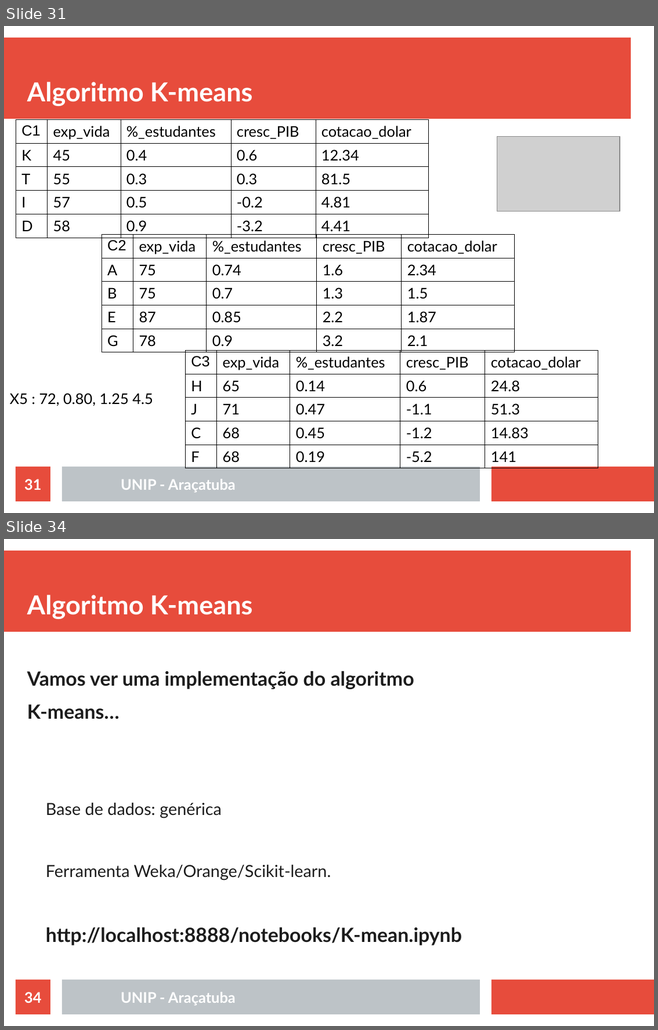
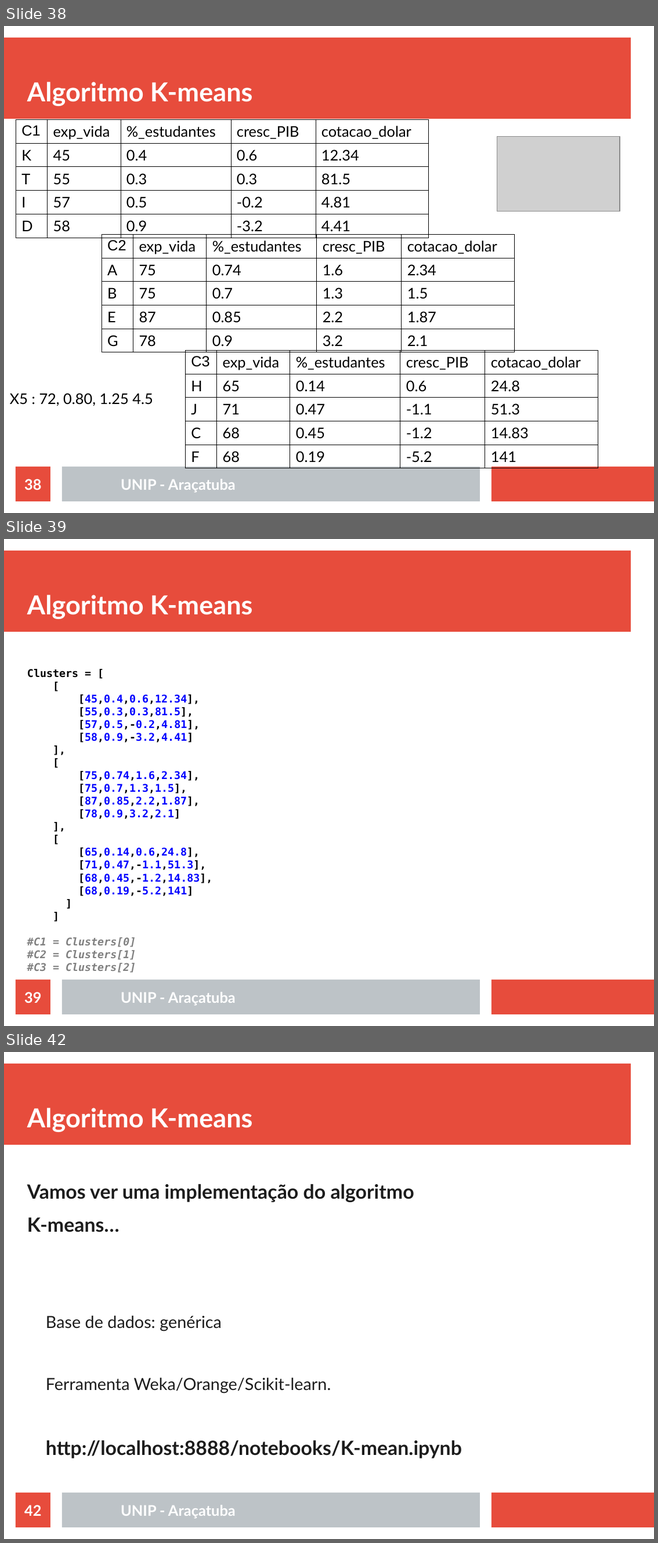
Before and after one commit to rafaelstojoao/pos-unip, a slide deck: [2020][modulo][Machine_Learning]/[aula]02[Agrupamento].odp. Shown one above the other, each under a label of ours: slides 31 and 34 before the commit, slides 38, 39 and 42 after it; the slides between them are not shown. The pictures are 658x1030 and 658x1543 pixels, drawn with LibreOffice and Linux fonts; fonts in the diff are those of the drawing; grey boxes stand for pictures. Boxes give left, top, right and bottom in pixels: in the first picture for what was removed or moved away, otherwise in the second. Text is boxed around its words. In the diff, an @@ line names an element or a change of style, - is before the commit and + after.

```diff
--- a/[2020][modulo][Machine_Learning]/[aula]02[Agrupamento].odp
+++ b/[2020][modulo][Machine_Learning]/[aula]02[Agrupamento].odp
@@ slide 39 added at [4,539,654,1026], background #FFFFFF; not listed: 3 template elements that a slide beside it also shows @@
@@ title added at [27,595,253,619], 32 pt, text #FFFFFF, bold @@
+Algoritmo K-means
@@ text added at [27,669,212,973], 13 pt, text #0000FF, bold @@
+Clusters = [
+[
+[45,0.4,0.6,12.34],
+[55,0.3,0.3,81.5],
+[57,0.5,-0.2,4.81],
+[58,0.9,-3.2,4.41]
+],
+[
+[75,0.74,1.6,2.34],
+[75,0.7,1.3,1.5],
+[87,0.85,2.2,1.87],
+[78,0.9,3.2,2.1]
+],
+[
+[65,0.14,0.6,24.8],
+[71,0.47,-1.1,51.3],
+[68,0.45,-1.2,14.83],
+[68,0.19,-5.2,141]
+]
+]
+#C1 = Clusters[0]
+#C2 = Clusters[1]
+#C3 = Clusters[2]
@@ page number added at [16,980,50,1015], fill #E74C3C, 18 pt, text #FFFFFF, bold @@
+39
@@ text added at [121,992,235,1005], 18 pt, text #FFFFFF, bold @@
+UNIP - Araçatuba
@@ what was slide 31 is now slide 38 @@
@@ page number at [24,479,41,490]: text changed @@
-31
+38
@@ what was slide 34 is now slide 42 @@
@@ page number at [24,1505,41,1516]: text changed @@
-34
+42
```
Also in this commit, not shown: 10 slides changed, 7 other slides added, 1 other file.
